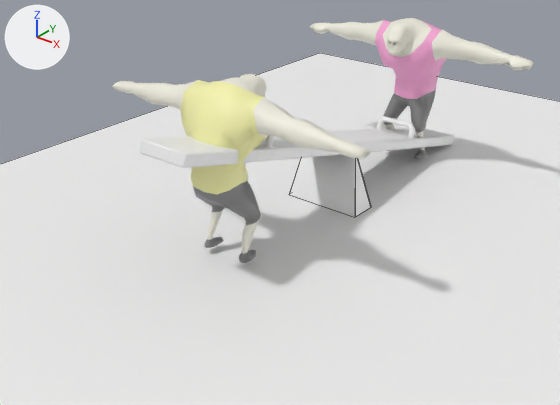
A saved change to the FBX model Assets/SeaSaw.fbx.
The view is the same before and after, from a 50 mm lens placed at (3.54, -5.11, 2.99), pointed at (-0.09, -0.57, 0.17). Lighting does not change. The marker at upper left points along +X, +Y and +Z. Mesh edges are drawn as thin lines on the coarser meshes. Where no turn or scale is listed for an object, it has been applied to the vertices.

The first picture shows 'Axe', 'Ground', 'Grug_mesh', 'Grug_mesh2', 'Plank'.
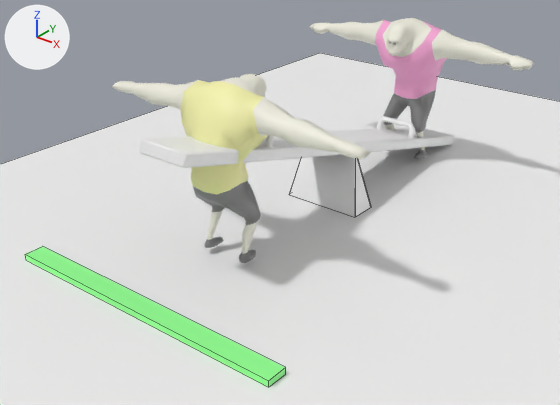
Changed parts and their boxes [x1, y1, x2, y2] in the pictures (560 x 405 px):
'feedback', added (green)
    after: [25, 247, 286, 387]

What changed in the scene script:
```text
Add mat_mat:
    mat_mat = principled_material('Mat')
    mat_mat.base_color = (0.282, 1.0, 0.282)  # green #91ff91
Add me_mesh_1:
    me_mesh_1.from_pydata([(-1.2, -0.08, -0.02), (-1.2, -0.08, 0.03), (1.2, -0.08, -0.02), (1.2, -0.08, 0.03), (1.2, 0.08, -0.03), (1.2, 0.08, 0.02), (-1.2, 0.08, -0.03), (-1.2, 0.08, 0.02)], [], [(2, 3, 1, 0), (4, 5, 3, 2), (6, 7, 5, 4), (0, 1, 7, 6), (3, 5, 7, 1), (4, 2, 0, 6)])
    me_mesh_1.materials.append(mat_mat)  # green #91ff91
Add ob_feedback:
    ob_feedback = bpy.data.objects.new('feedback', me_mesh_1)
    ob_feedback.location = (0.0, -2.213, 0.026)
```
